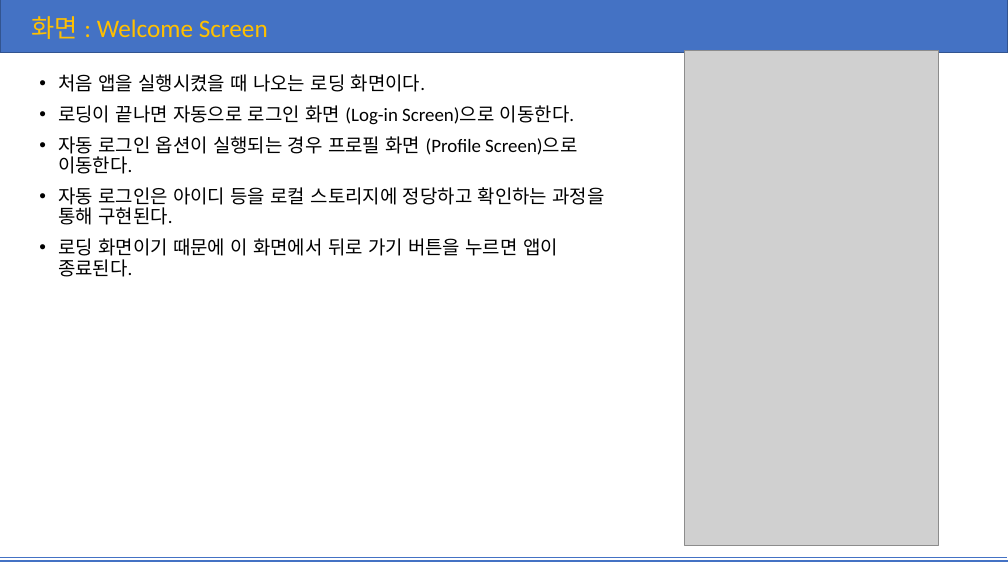
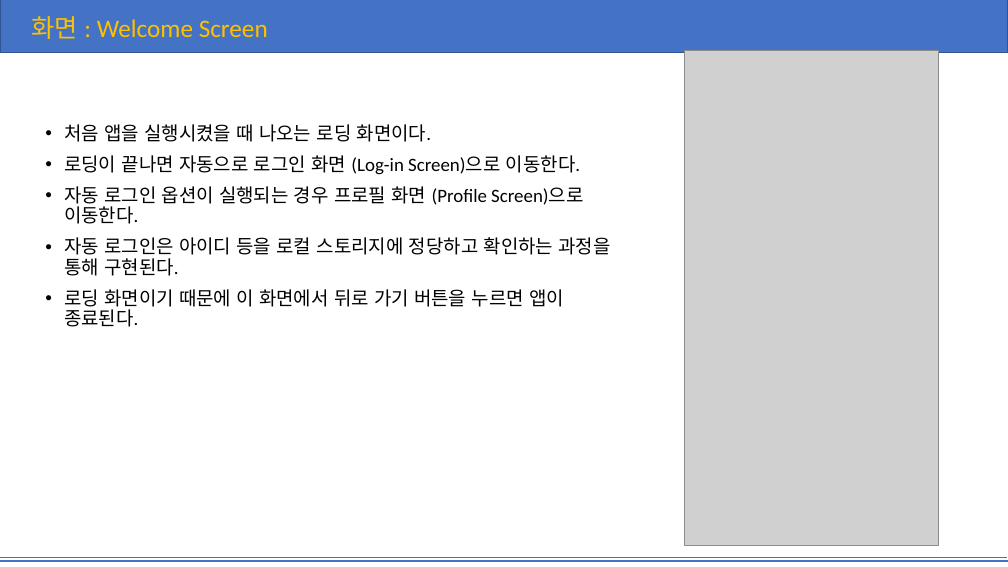
Before and after one commit to yjin910/Technonia_i_app, a slide deck: slide 3 of TEMS.pptx. Drawn at 1008x567 pixels with LibreOffice and Linux fonts; fonts in the diff are those of the drawing; grey boxes stand for pictures. Boxes give left, top, right and bottom in pixels: in the first picture for what was removed or moved away, otherwise in the second. Text is boxed around its words. In the diff, an @@ line names an element or a change of style, - is before the commit and + after.

```diff
--- a/TEMS.pptx
+++ b/TEMS.pptx
@@ text "처음 앱을 실행시켰을 때 나오는 ...": place and size @@
-text "처음 앱을 실행시켰을 때 나오는 ..." at box(58, 74, 605, 277)
+text "처음 앱을 실행시켰을 때 나오는 ..." at box(64, 124, 611, 327)
```
Also in this commit, not shown: 7 other slides changed, 6 slides added, 28 slides removed, 5 other files.
